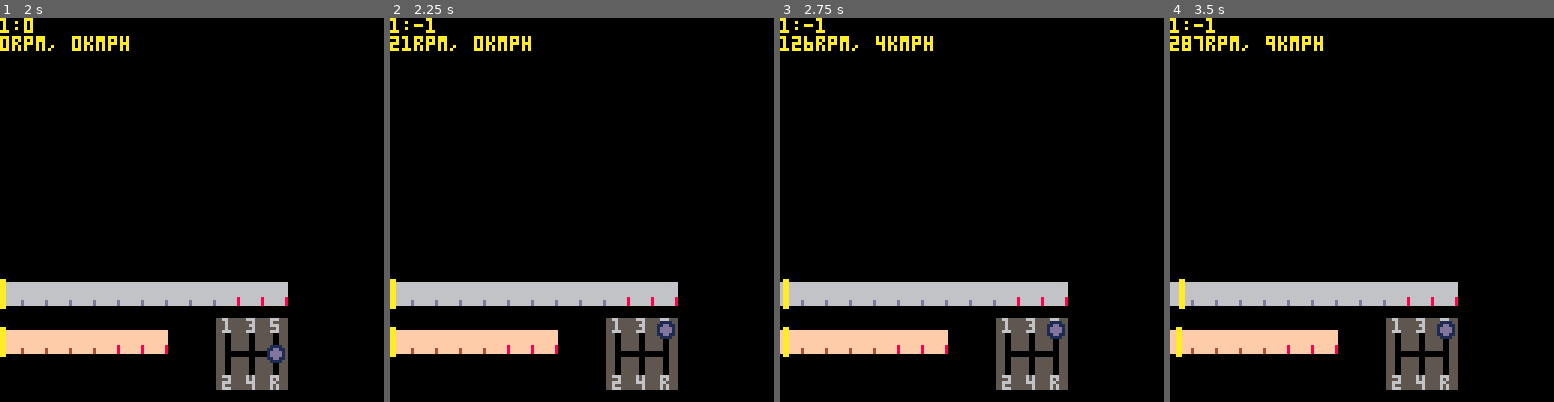
Above: before the commit, frames 1-4 (left to right).
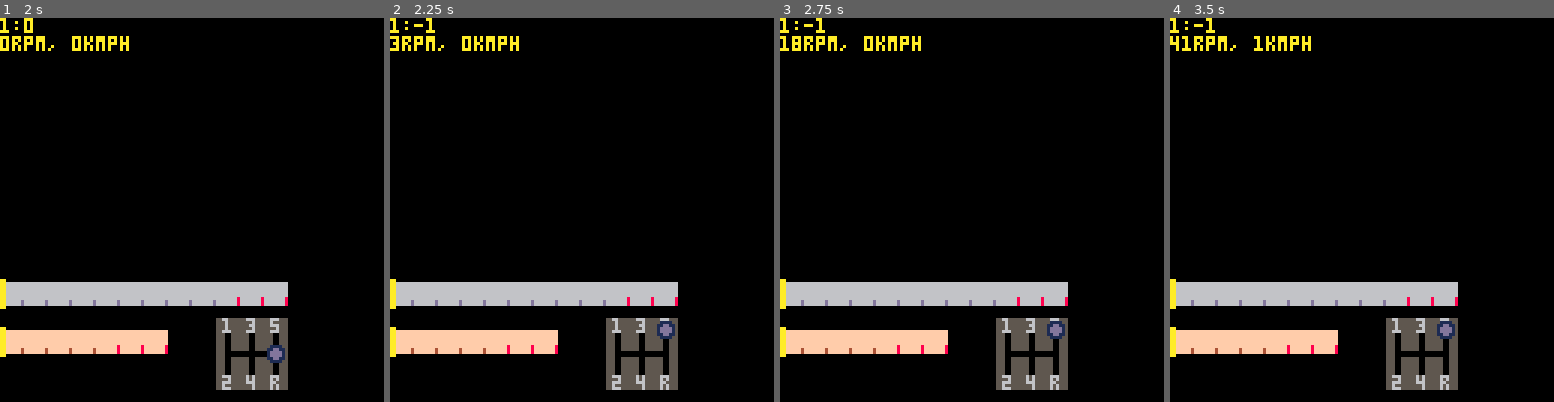
Above: after the commit, the same moments.

Repository: VedVid/PICOdrag
Game: PICO-8 cartridge picodrag.p8
Two runs of this game, one before a commit and one after it. Both use one fixed random seed, a clock stepped at 60 frames per second and the inputs below.
Inputs:
- Up to frame 1 (2 s): hold Right from 1.6 s (still down)
- Up to frame 2 (2.25 s): release Right at 2.1 s; hold Up from 2.15 s (still down)
- Up to frame 3 (2.75 s): release Up at 2.42 s; hold Right from 2.47 s (still down)
- Up to frame 4 (3.5 s): release Right at 3.03 s; hold Left from 3.08 s (still down)

Frame 1 is identical in both runs. In frame 2, 0.4% of the frame differs, in the area x 0-37%, y 4-9%; in frame 3, 0.6%; in frame 4, 1.0%, in the area x 0-40%, y 4-89%.

Commit message:
Autoadjusting UI (gearbox, control scheme, gauges) according to chosen car

Diff:
--- a/picodrag.p8
+++ b/picodrag.p8
@@ -6,8 +6,8 @@
 function _init()
  pi = 3.14
  fps = 30
- ui = create_ui()
  car = make_car()
+ ui = create_ui(car)
 end
 
 function _update()
@@ -18,7 +18,7 @@
 
 function _draw()
  cls()
- draw_ui(ui)
+ draw_ui(ui, car)
  if ui.gearbox.current_gear then
   print(ui.gearbox.current_gear[1]..":"..ui.gearbox.current_gear[2])
  else
@@ -34,14 +34,14 @@
 -->8
 -- creation of ui elements
 
-function create_ui()
+function create_ui(car)
  local ui = {}
  ui.speedometer =
-  create_speedometer(0, 88)
+  create_speedometer(0, 88, car)
  ui.tachometer =
   create_tachometer(0, 104)
  ui.gearbox =
-  create_gearbox(80, 108)
+  create_gearbox(80, 108, car)
  return ui
 end
 
@@ -57,27 +57,48 @@
  return gauge
 end
 
-function create_speedometer(x, y)
+function create_speedometer(x, y, car)
+ local sprites = {}
+ for i=1, (car.speed_max_for_gauge / car.speedometer_interval) - 1 do
+  add(sprites, 1)
+ end
+ add(sprites, 2)
+ add(sprites, 2)
+ add(sprites, 2)
  return
-  create_gauge(x, y,
-   {1,1,1,1,1,1,1,1,1,2,2,2})
+  create_gauge(x, y, sprites)
 end
 
 function create_tachometer(x, y)
+ local sprites = {}
+ for i=1, (car.rpm_max_for_gauge / 1000) - 1  do
+  add(sprites, 17)
+ end
+ add(sprites, 18)
+ add(sprites, 18)
+ add(sprites, 18)
  return
-  create_gauge(x, y,
-   {17,17,17,17,18,18,18})
-end
-
-function create_gearbox(x, y)
+  create_gauge(x, y, sprites)
+end
+
+function create_gearbox(x, y, car)
  local gearbox = {}
  -- the center of the gearbox
  gearbox.x = x
  gearbox.y = y
 
  gearbox.back = {}
- gearbox.back.sprites = {
-  5,6,7,21,22,23,37,38,39}
+ if car.gears_data[6] then
+  gearbox.back.sprites = {
+   {5,6,7,20},
+   {21,22,22,24},
+   {37,38,39,40}}
+ else
+  gearbox.back.sprites = {
+   {5,6,7},
+   {21,22,23},
+   {37,38,40}}
+ end
 
  gearbox.handle = {}
  gearbox.handle.x = gearbox.x
@@ -96,7 +118,14 @@
  gearbox.gears.three = {0,-1}
  gearbox.gears.four = {0,1}
  gearbox.gears.five = {1,-1}
- gearbox.gears.reverse = {1,1}
+ if car.gears_data[6] then
+  gearbox.gears.six = {1,1}
+  gearbox.gears.zero_right_right =
+   {2,0}
+  gearbox.gears.reverse = {2,1}
+ else
+  gearbox.gears.reverse = {1,1}
+ end
 
  gearbox.current_gear =
   gearbox.gears.zero_middle
@@ -105,10 +134,10 @@
 
 function gauges_update(ui, car)
  -- speedometer
- -- 1 tile = 20 km
+ -- 1 tile = gauge_interval
  -- 1 tile = 8 px
  -- 1 px = 20 km / 8 px
- local px = 20 / 8
+ local px = car.speedometer_interval / 8
  local pos = flr(
   ui.speedometer.x + (
   car.current_speed / px))
@@ -130,9 +159,9 @@
 -->8
 -- drawing functions
 
-function draw_ui(ui)
+function draw_ui(ui, car)
  draw_gauges()
- draw_gearbox()
+ draw_gearbox(car)
 end
 
 function draw_gauges()
@@ -168,34 +197,20 @@
   10)
 end
 
-function draw_gearbox()
- spr(ui.gearbox.back.sprites[1],
-  ui.gearbox.x-8,
-  ui.gearbox.y-8)
- spr(ui.gearbox.back.sprites[2],
-  ui.gearbox.x,
-  ui.gearbox.y-8)
- spr(ui.gearbox.back.sprites[3],
-  ui.gearbox.x+8,
-  ui.gearbox.y-8)
- spr(ui.gearbox.back.sprites[4],
-  ui.gearbox.x-8,
-  ui.gearbox.y)
- spr(ui.gearbox.back.sprites[5],
-  ui.gearbox.x,
-  ui.gearbox.y)
- spr(ui.gearbox.back.sprites[6],
-  ui.gearbox.x+8,
-  ui.gearbox.y)
- spr(ui.gearbox.back.sprites[7],
-  ui.gearbox.x-8,
-  ui.gearbox.y+8)
- spr(ui.gearbox.back.sprites[8],
-  ui.gearbox.x,
-  ui.gearbox.y+8)
- spr(ui.gearbox.back.sprites[9],
-  ui.gearbox.x+8,
-  ui.gearbox.y+8)
+function draw_gearbox(car)
+ local offx = -8
+ local offy = -8
+
+ for k, v in pairs(ui.gearbox.back.sprites) do
+  for k2, v2 in pairs(v) do
+   spr(v2, ui.gearbox.x + offx,
+    ui.gearbox.y + offy)
+   offx += 8
+  end
+  offx = -8
+  offy += 8
+ end
+
  spr(ui.gearbox.handle.sprite,
   ui.gearbox.handle.x,
   ui.gearbox.handle.y)
@@ -223,6 +238,9 @@
   elseif cgear ==
    ui.gearbox.gears.zero_right then
    ngear = ui.gearbox.gears.zero_middle
+  elseif (car.gears_data[6] and
+   ui.gearbox.gears.zero_right_right) then
+   ngear = ui.gearbox.gears.zero_right
   end
  elseif btnp(1) then
   dir = {1,0}
@@ -232,6 +250,10 @@
   elseif cgear ==
    ui.gearbox.gears.zero_middle then
    ngear = ui.gearbox.gears.zero_right
+  elseif (cgear ==
+   ui.gearbox.gears.zero_right and
+   car.gears_data[6]) then
+   ngear = ui.gearbox.gears.zero_right_right
   end
  elseif btnp(2) then
   dir = {0,-1}
@@ -257,9 +279,21 @@
    ui.gearbox.gears.zero_right then
    ngear = ui.gearbox.gears.five
    car.current_gear = 5
-  elseif cgear ==
-   ui.gearbox.gears.reverse then
+  elseif (cgear ==
+   ui.gearbox.gears.reverse and
+   not car.gears_data[6]) then
    ngear = ui.gearbox.gears.zero_right
+   car.current_gear = 0
+  elseif (cgear ==
+   ui.gearbox.gears.six and
+   car.gears_data[6]) then
+   ngear = ui.gearbox.gears.zero_right
+   car.previous_gear = 6
+   car.current_gear = 0
+  elseif (cgear ==
+   ui.gearbox.gears.reverse and
+   car.gears_data[6]) then
+   ngear = ui.gearbox.gears.zero_right_right
    car.current_gear = 0
   end
  elseif btnp(3) then
@@ -287,8 +321,19 @@
    ngear = ui.gearbox.gears.zero_right
    car.previous_gear = 5
    car.current_gear = 0
-  elseif cgear ==
-   ui.gearbox.gears.zero_right then
+  elseif (cgear ==
+   ui.gearbox.gears.zero_right and
+   not car.gears_data[6]) then
+   ngear = ui.gearbox.gears.reverse
+   car.current_gear = 0
+  elseif (cgear ==
+   ui.gearbox.gears.zero_right and
+   car.gears_data[6]) then
+   ngear = ui.gearbox.gears.six
+   car.current_gear = 6
+  elseif (cgear ==
+   ui.gearbox.gears.zero_right_right and
+   car.gears_data[6]) then
    ngear = ui.gearbox.gears.reverse
    car.current_gear = 0
   end
@@ -306,7 +351,7 @@
 -- cars and related math
 
 function make_car()
- return make_honda()
+ return make_abarth()
 end
 
 function make_honda()
@@ -316,8 +361,11 @@
  car.variant = "type r"
  car.engine = "2.0 vtec"
  car.year = 2020
+ car.speedometer_interval = 30
  car.horsepower = 320
  car.rpm_max = 6500
+ car.rpm_max_for_gauge = 6000
+ car.speed_max_for_gauge = 260
  car.final_drive_ratio = 4.11
  car.wheel_ratio = 0.34
  -- {nm, rpm}
@@ -361,7 +409,10 @@
    car.gear_four_dropdown},
   {car.gear_five_vmax,
    car.gear_five_time,
-   car.gear_five_dropdown}}
+   car.gear_five_dropdown},
+  {car.gear_six_vmax,
+   car.gear_six_time,
+   car.gear_six_dropdown}}
  car.current_gear = 0
  car.previous_gear = 0
  car.current_rpm = 0
@@ -376,8 +427,11 @@
  car.variant = ""
  car.engine = "1.4 t-jet"
  car.year = 2017
+ car.speedometer_interval = 20
  car.horsepower = 160
  car.rpm_max = 5500
+ car.rpm_max_for_gauge = 5000
+ car.speed_max_for_gauge = 200
  car.final_drive_ratio = 3.36
  car.wheel_ratio = 0.30
  -- {nm, rpm}
@@ -463,7 +517,7 @@
   elseif car.current_gear == 3 then
    car.current_rpm -= (car.gear_two_dropdown + car.gear_three_dropdown)
   elseif car.current_gear == 4 then
-   car.current_rpm -= (car.gear_two_dropdown + car.gear_three_dropdown + car_gear_four_dropdown)
+   car.current_rpm -= (car.gear_two_dropdown + car.gear_three_dropdown + car.gear_four_dropdown)
   elseif car.current_gear == 5 then
    car.current_rpm -= (car.gear_two_dropdown + car.gear_three_dropdown + car.gear_four_dropdown + car.gear_five_dropdown)
   end
@@ -528,22 +582,22 @@
 007007006666666666666668000000000000000055500555555005555550055500000000011dd110000000000000000000000000000000000000000000000000
 000000006666666d6666666800000000000000005550055555500555555005550000000000111100000000000000000000000000000000000000000000000000
 000000006666666d6666666800000000000000005550055555500555555005550000000000000000000000000000000000000000000000000000000000000000
-00000000ffffffffffffffff00000000000000005550055555500555555005550000000000000000000000000000000000000000000000000000000000000000
-00000000ffffffffffffffff00000000000000005550055555500555555005550000000000000000000000000000000000000000000000000000000000000000
-00000000ffffffffffffffff00000000000000005550055555500555555005550000000000000000000000000000000000000000000000000000000000000000
-00000000ffffffffffffffff00000000000000005550000000000000000005550000000000000000000000000000000000000000000000000000000000000000
-00000000ffffffffffffffff00000000000000005550000000000000000005550000000000000000000000000000000000000000000000000000000000000000
-00000000fffffffffffffff800000000000000005550055555500555555005550000000000000000000000000000000000000000000000000000000000000000
-00000000fffffff4fffffff800000000000000005550055555500555555005550000000000000000000000000000000000000000000000000000000000000000
-00000000fffffff4fffffff800000000000000005550055555500555555005550000000000000000000000000000000000000000000000000000000000000000
-00000000000000000000000000000000000000005550055555500555555005550000000000000000000000000000000000000000000000000000000000000000
-00000000000000000000000000000000000000005550055555500555555005550000000000000000000000000000000000000000000000000000000000000000
-00000000000000000000000000000000000000005550055555500555555005550000000000000000000000000000000000000000000000000000000000000000
-00000000000000000000000000000000000000005566655555656555556665550000000000000000000000000000000000000000000000000000000000000000
-00000000000000000000000000000000000000005555655555656555556565550000000000000000000000000000000000000000000000000000000000000000
-00000000000000000000000000000000000000005566655555666555556655550000000000000000000000000000000000000000000000000000000000000000
-00000000000000000000000000000000000000005565555555556555556565550000000000000000000000000000000000000000000000000000000000000000
-00000000000000000000000000000000000000005566655555556555556565550000000000000000000000000000000000000000000000000000000000000000
+00000000ffffffffffffffff00000000555555555550055555500555555005555555555500000000000000000000000000000000000000000000000000000000
+00000000ffffffffffffffff00000000555555555550055555500555555005555555555500000000000000000000000000000000000000000000000000000000
+00000000ffffffffffffffff00000000555555555550055555500555555005555555555500000000000000000000000000000000000000000000000000000000
+00000000ffffffffffffffff00000000555555555550000000000000000005550000055500000000000000000000000000000000000000000000000000000000
+00000000ffffffffffffffff00000000555555555550000000000000000005550000055500000000000000000000000000000000000000000000000000000000
+00000000fffffffffffffff800000000555555555550055555500555555005555550055500000000000000000000000000000000000000000000000000000000
+00000000fffffff4fffffff800000000555555555550055555500555555005555550055500000000000000000000000000000000000000000000000000000000
+00000000fffffff4fffffff800000000555555555550055555500555555005555550055500000000000000000000000000000000000000000000000000000000
+00000000000000000000000000000000000000005550055555500555555005555550055500000000000000000000000000000000000000000000000000000000
+00000000000000000000000000000000000000005550055555500555555005555550055500000000000000000000000000000000000000000000000000000000
+00000000000000000000000000000000000000005550055555500555555005555550055500000000000000000000000000000000000000000000000000000000
+00000000000000000000000000000000000000005566655555656555556665555566655500000000000000000000000000000000000000000000000000000000
+00000000000000000000000000000000000000005555655555656555556555555565655500000000000000000000000000000000000000000000000000000000
+00000000000000000000000000000000000000005566655555666555556665555566555500000000000000000000000000000000000000000000000000000000
+00000000000000000000000000000000000000005565555555556555556565555565655500000000000000000000000000000000000000000000000000000000
+00000000000000000000000000000000000000005566655555556555556665555565655500000000000000000000000000000000000000000000000000000000
 __map__
 1b1b1b1b1b1b1b1b1b1b1b1b1b1b1b1b00000000000000000000000000000000000000000000000000000000000000000000000000000000000000000000000000000000000000000000000000000000000000000000000000000000000000000000000000000000000000000000000000000000000000000000000000000000
 1b1b1a1a1a1a1a1a1a1a1a1a1a1a1b1b00000000000000000000000000000000000000000000000000000000000000000000000000000000000000000000000000000000000000000000000000000000000000000000000000000000000000000000000000000000000000000000000000000000000000000000000000000000
